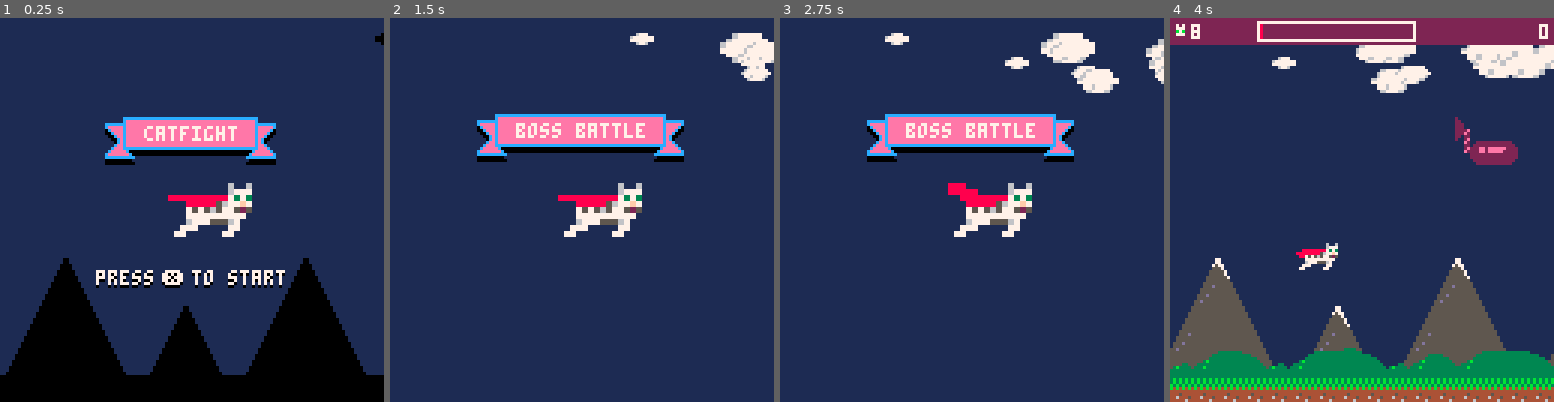
Above: before the commit, frames 1-4 (left to right).
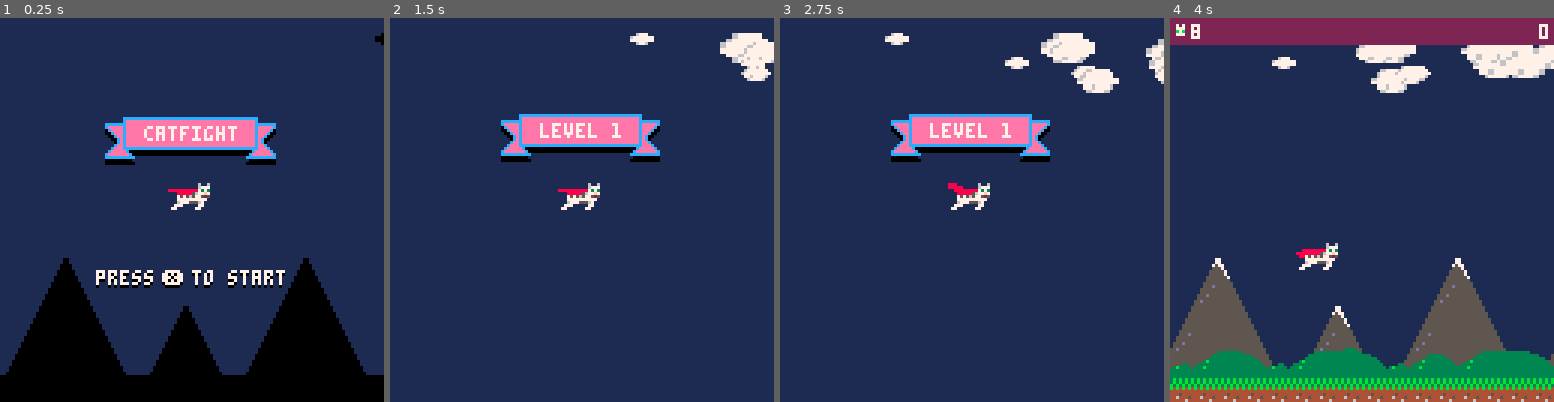
Above: after the commit, the same moments.

Repository: zothynine/picoheads
Game: PICO-8 cartridge catfight.p8
The game is run twice, just before and just after one commit, with the same random seed, the same clock (stepped at 60 frames per second) and the same inputs.
Inputs:
- Up to frame 1 (0.25 s): no input
- Up to frame 2 (1.5 s): tap X (X key) at 0.33, 1.07 s; tap O (Z key) at 0.7 s
- Up to frame 3 (2.75 s): hold Right 1.6-2.1 s; tap O (Z key) at 1.7, 2.1, 2.5 s; tap X (X key) at 1.85 s; hold Up 2.15-2.42 s; hold Right from 2.47 s (still down)
- Up to frame 4 (4 s): tap O (Z key) at 2.9, 3.3, 3.7 s; tap X (X key) at 2.97 s; release Right at 3.03 s; hold Left 3.08-3.58 s; hold Down 3.63-3.97 s

The runs differ from the first frame. In frame 1, 1.9% of the frame differs, in the area x 43-66%, y 42-58%; in frame 2, 4.8%, in the area x 22-77%, y 25-58%; in frame 3, 4.8%; in frame 4, 1.7%.

Commit message:
episode 42

Diff:
--- a/catfight.p8
+++ b/catfight.p8
@@ -9,8 +9,6 @@
 -- 02 vaccuming
 
 --todo
-  --endscreen f. gewonnen
-  --ascii rausfliegen, wenn boss explodiert
   --sfx bei explosions als parameter
   --sounds generell
     --gegner schuesse
@@ -23,6 +21,7 @@
   --ascii blink bug
   --ascii range of motion verringern
   --boss range of motion erhoehen
+  --saugrauschen beenden wenn boss.active=false
 
 
 -- ❎🅾️⬆️⬇️⬅️➡️
@@ -93,7 +92,8 @@
     cooldwn=180,
     cdtim=180,
     hitbox={},
-    spd={x=1,y=1}
+    spd={x=1,y=1},
+    keypress=true
   }
 
   shots={}
@@ -113,28 +113,28 @@
   }
 
   levels={
-    -- {
-    --   {tim="0:3:0",
-    --     swarm=swarms.stack,
-    --     e_type=enemy_types.rat,
-    --     path="linear",
-    --     x=127,
-    --     y=24,
-    --     count=5,
-    --     dirty=false,
-    --     health=2,
-    --     enemies={},
-    --     stop=30},
-    --   {timd="0:0:30",
-    --     swarm=swarms.line,
-    --     e_type=enemy_types.cannon,
-    --     path="floor",
-    --     x=127,
-    --     y=120-enemy_types.cannon.s[4],
-    --     count=1,
-    --     dirty=false,
-    --     enemies={}},
-    -- }
+    {
+      {tim="0:3:0",
+        swarm=swarms.stack,
+        e_type=enemy_types.rat,
+        path="linear",
+        x=127,
+        y=24,
+        count=5,
+        dirty=false,
+        health=2,
+        enemies={},
+        stop=30},
+      {tim="0:9:0",
+        swarm=swarms.line,
+        e_type=enemy_types.cannon,
+        path="floor",
+        x=127,
+        y=120-enemy_types.cannon.s[4],
+        count=1,
+        dirty=false,
+        enemies={}},
+    }
   }
 
   cur_lvl=1
@@ -145,7 +145,7 @@
     body={x=100,y=60,w=16,h=8,oy=-4,ox=0},
     active=false,
     maxhealth=100,
-    health=1,
+    health=50,
     dying=600,
     t={
       idle=119+ceil(rnd(120)),
@@ -294,6 +294,14 @@
   return _copy
 end
 
+function ascii_goto(_x,_y)
+  ascii.keypress=false
+  if (ascii.x < _x) ascii.x+=1
+  if (ascii.y < _y) ascii.y+=1
+  if (ascii.x > _x) ascii.x-=1
+  if (ascii.y > _y) ascii.y-=1
+end
+
 function setuplvl()
   tim.game={
     m=0,
@@ -319,6 +327,7 @@
   ascii.x=56
   ascii.y=55
   ascii.collided=false
+  ascii.keypress=true
 end
 
 function _update60()
@@ -384,7 +393,7 @@
   pal()
   rectfill(0,119,127,127,0) --black floor
   print_center("catfight",36,7,true)
-  draw_ascii(2)
+  draw_ascii()
   print_shadow("press   to start",0,84,7,false,true)
   print_shadow("❎",54,84,7,true,false)
   print(debug,15,20,8)
@@ -414,7 +423,7 @@
   cls()
   rectfill(0,0,127,127,1)
   foreach(clouds,draw_cloud)
-  draw_ascii(2)
+  draw_ascii()
   local _txt="level "..cur_lvl
   if cur_lvl>#levels then
     _txt="boss battle"
@@ -463,21 +472,23 @@
     }
   end
 
-  if btn(0) then
-    --links ⬅️
-    ascii.x=mid(0,ascii.x-ascii.spd.x,127)
-  end
-  if btn(1) then
-    --rechts ➡️
-    ascii.x=mid(0,ascii.x+1,120)
-  end
-  if btn(2) then
-    --oben ⬆️
-    ascii.y=mid(ui_h+1,ascii.y-1,127)
-  end
-  if btn(3) then
-    --unten ⬇️
-    ascii.y=mid(0,ascii.y+1,121)
+  if ascii.keypress then
+    if btn(0) then
+      --links ⬅️
+      ascii.x=mid(0,ascii.x-ascii.spd.x,127)
+    end
+    if btn(1) then
+      --rechts ➡️
+      ascii.x=mid(0,ascii.x+1,120)
+    end
+    if btn(2) then
+      --oben ⬆️
+      ascii.y=mid(ui_h+1,ascii.y-1,127)
+    end
+    if btn(3) then
+      --unten ⬇️
+      ascii.y=mid(0,ascii.y+1,121)
+    end
   end
 
   if ascii.collided then
@@ -619,6 +630,7 @@
         camshake(3)
         del(ascii.shots,_shot)
         if (boss.health>0) boss.health-=1
+        score+=1
       end
     end
   end
@@ -926,7 +938,7 @@
 
   update_ascii(get_powerup("shield"))
 
-  if btnp(5) then
+  if btnp(5) and ascii.keypress then
     shoot()
   end
 
@@ -989,7 +1001,10 @@
     ascii_hit()
   end
 
-  if (boss.health<=0) boss.active=false
+  if boss.health<=0 and boss.active then
+    boss.active=false
+    score+=100
+  end
 end
 
 function update_vacuuming()
@@ -1100,8 +1115,8 @@
   print_right(score,2,7,1)
 end
 
-function draw_ascii(_scale,_ghost)
-  local _scale=_scale or 1
+function draw_ascii(_ghost)
+  local _scale=1
   local _ghost=_ghost or false
 
   if (ascii.has_shield) draw_shield(get_powerup("shield"),_scale)
@@ -1219,6 +1234,17 @@
       camshake(12)
     end
 
+    if (boss.dying>120) ascii_goto(64-(ascii.hitbox.w/2),boss.body.y-4)
+    if (boss.dying<=120) ascii_goto(138,ascii.y)
+
+    if boss.dying==0 then
+      _update60=update_game_end
+      _draw=draw_game_end
+      ascii.pwrups={}
+      ascii.x=ascii.hitbox.w*-1
+      ascii.y=64-(ascii.hitbox.h/2)
+    end
+
     boss.dying-=1
   end
 end
@@ -1247,7 +1273,7 @@
   tim.f=(tim.f+1)%60
   update_clouds()
   update_cape()
-  if (ascii.x < 138) ascii.x+=1
+  ascii_goto(138,ascii.y)
 
   -- button c
   if btn(4) then
@@ -1274,6 +1300,26 @@
   print_center("press c to continue", 60, 7)
 end
 -->8
+--game end
+
+function update_game_end()
+  update_clouds()
+  update_cape()
+  update_ascii()
+  ascii_goto(64-(ascii.hitbox.w/2),64-(ascii.hitbox.h/2))
+end
+
+function draw_game_end()
+  cls()
+  rectfill(0,0,127,127,1)
+  foreach(clouds,draw_cloud)
+  draw_map()
+  print_center("awesome! you won!",35,7,true)
+  draw_ascii()
+  print_center("final score: "..score,92,7,true)
+end
+
+-->8
 --game over
 
 function update_gover()
@@ -1304,9 +1350,9 @@
   print_center("your score is "..score,42,0)
   print_center("your score is "..score,43,7)
   if ascii.ghost_y >= -7 then
-    draw_ascii(2,true)
+    draw_ascii(true)
   else
-    draw_ascii(2)
+    draw_ascii()
   end
 end
 __gfx__
